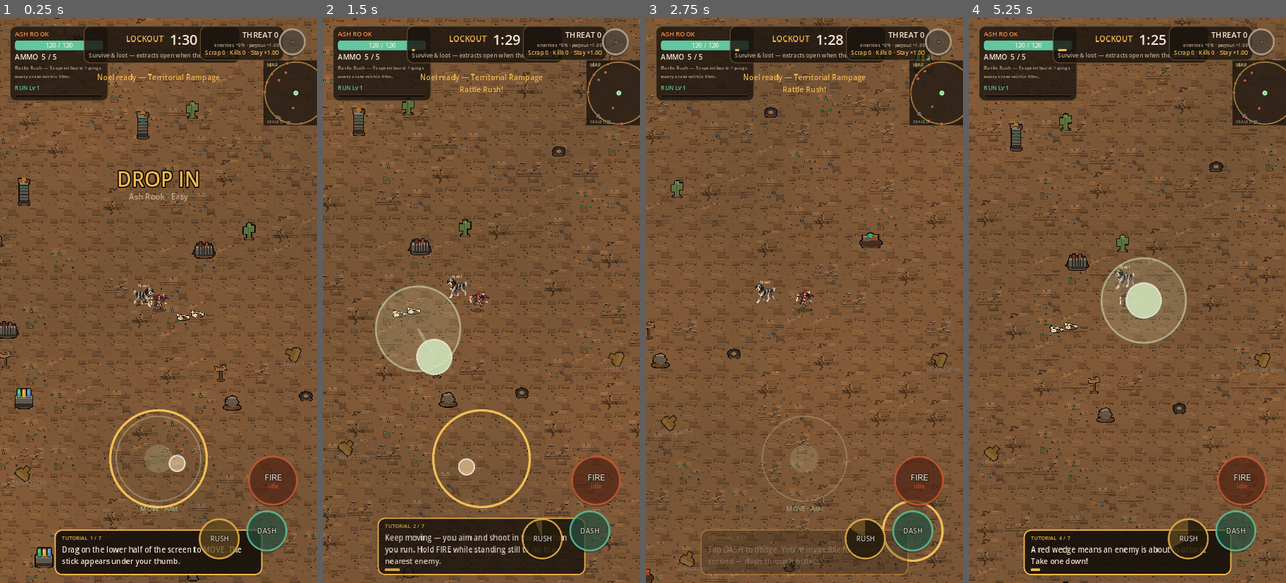
Above: before the commit, frames 1-4 (left to right).
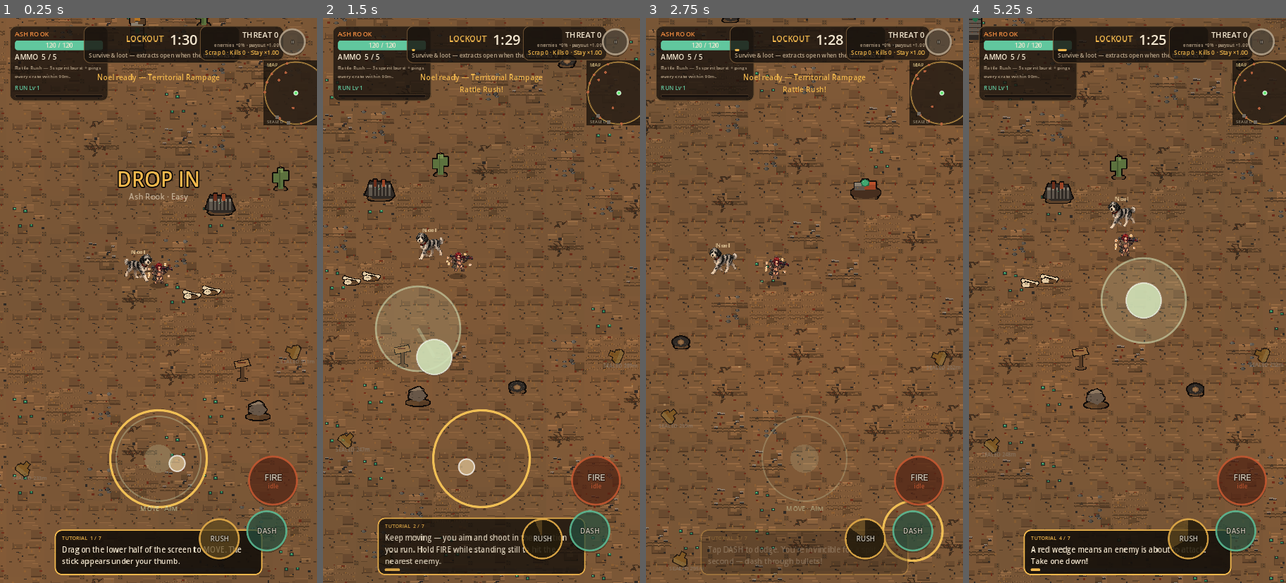
Above: after the commit, the same moments.

Repository: zwoodjr/sprite-lane
Game: Godot game, scene res://scenes/match/match.tscn
The game is run twice, just before and just after one commit, with the same random seed, the same clock (stepped at 60 frames per second) and the same inputs. This scene is started directly instead of the project's main scene.
Inputs (mouse positions are in pixels of both pictures, inside the frame that each line leads up to):
- Up to frame 1 (0.25 s): no input
- Up to frame 2 (1.5 s): move the mouse to (551, 272) at 0.52 s; hold D (move_right) 0.53-1.25 s; tap Q (ability) at 0.6 s; click (551, 272) at 0.67 s; drag from (418, 328) to (465, 413) at 1.27 s
- Up to frame 3 (2.75 s): move the mouse to (836, 176) at 2.02 s; hold D (move_right) from 2.03 s (still down); tap E (interact) at 2.1 s
- Up to frame 4 (5.25 s): release D (move_right) at 2.75 s; drag from (1111, 413) to (1032, 215) at 2.77 s; move the mouse to (1222, 385) at 3.52 s; hold A (move_left) 3.53-4.25 s; tap Space (dash) at 3.6 s; drag from (1032, 215) to (1079, 159) at 4.27 s; move the mouse to (1143, 300) at 5.02 s; hold S (move_down) from 5.03 s (still down); tap Q (ability) at 5.1 s; click (1143, 300) at 5.17 s

The runs differ from the first frame. In frame 1, 17% of the frame differs, in the area x 0-100%, y 0-100%; in frame 2, 17%; in frame 3, 17%; in frame 4, 17%.

Commit message:
Camera: zoom 1.35, hero at 45%, 15% move lead; spawn just outside view
Co-Authored-By: Claude Opus 5.5 <noreply@anthropic.com>
Claude-Session: https://claude.ai/code/session_01STLULqLnwi5WFZbuYaAjZ9

Diff:
--- a/game/scripts/entities/game_camera.gd
+++ b/game/scripts/entities/game_camera.gd
@@ -1,13 +1,13 @@
 extends Camera2D
 
-## Follow camera with look-ahead (toward aim when shooting, toward movement
-## otherwise) plus screen-shake offset fed by Juice.
-##
-## FOV for sheet-detail heroes/mobs on portrait phones (Xogot / iPhone).
-## Slightly pulled out vs 1.12 so 96px wasteland units read without clogging.
-## ~52px player footprint ≈ 1/14 of 720-wide frame at zoom 1.0.
+## Follow camera: zoomed in (1.35), hero sits ~45% down the screen, and the
+## view leads 15% of the screen in the move direction. Plus Juice shake.
 
-const SURVIVOR_ZOOM := 1.0
+const SURVIVOR_ZOOM := 1.35
+## Hero screen height as a fraction from the top (0.5 = centred).
+const HERO_SCREEN_Y := 0.45
+## Look-ahead as a fraction of the visible world size, along the move direction.
+const LEAD_FRAC := 0.15
 
 var shake_offset: Vector2 = Vector2.ZERO
 var _look: Vector2 = Vector2.ZERO
@@ -52,17 +52,20 @@
 	add_child(cm)
 
 
+## Visible world size at the current zoom (world px).
+func view_world_size() -> Vector2:
+	return get_viewport_rect().size / zoom
+
+
 func _process(delta: float) -> void:
+	var view := view_world_size()
 	var want := Vector2.ZERO
 	if _target and is_instance_valid(_target):
-		var aim := TouchInput.aim_vector
-		## Pulled-out survivor FOV — lighter look-ahead so the battlefield stays readable.
-		var look_scale := 48.0 if TouchInput.is_single_stick() else 84.0
-		if aim.length() > 0.01 and not TouchInput.is_single_stick():
-			want = aim * look_scale
-		else:
-			var v: Vector2 = _target.get("velocity") if "velocity" in _target else Vector2.ZERO
-			## Lighter lead so sheet-detail sprites stay centered while running.
-			want = v.limit_length(240.0) * (0.12 if TouchInput.is_single_stick() else 0.20)
-	_look = _look.lerp(want, clampf(delta * 4.2, 0.0, 1.0))
-	offset = _look + shake_offset
+		var v: Vector2 = _target.get("velocity") if "velocity" in _target else Vector2.ZERO
+		var mv := TouchInput.get_move()
+		var dir := mv if mv.length() > 0.1 else (v / 240.0).limit_length(1.0)
+		want = dir.limit_length(1.0) * view * LEAD_FRAC
+	_look = _look.lerp(want, clampf(delta * 3.5, 0.0, 1.0))
+	## Camera centre sits below the hero so the hero reads at 45% from the top.
+	var drop := Vector2(0.0, (0.5 - HERO_SCREEN_Y) * view.y)
+	offset = drop + _look + shake_offset
--- a/game/scripts/match/match_controller.gd
+++ b/game/scripts/match/match_controller.gd
@@ -43,7 +43,6 @@
 	player.health_changed.connect(hud.on_health_changed)
 	if player.has_signal("buffs_changed"):
 		player.buffs_changed.connect(hud.on_buffs_changed)
-	TouchInput.extract_pressed.connect(_on_touch_extract)
 	hud.setup(self)
 	hud.setup_nav(player, _pads, wasteland.get_landmarks())
 	## In-run level-up picker (pauses on level).
@@ -99,13 +98,6 @@
 			pad.extract_requested.connect(_on_extract_requested)
 		_pads.append(pad)
 	GameState.extract_pad_info = rolled
-
-func _on_touch_extract() -> void:
-	if _ended or not _extract_open:
-		return
-	for pad in _pads:
-		if is_instance_valid(pad) and pad.has_method("try_touch_extract") and pad.try_touch_extract():
-			return
 
 func _process(delta: float) -> void:
 	if _ended:
@@ -226,8 +218,7 @@
 	var heading: Vector2 = player.velocity
 	if heading.length() > 40.0 and randf() < 0.6:
 		ang = heading.angle() + randf_range(-1.1, 1.1)
-	var dist := randf_range(620.0, 780.0)
-	var spot := player.global_position + Vector2(cos(ang), sin(ang)) * dist
+	var spot := _spawn_point_outside_view(Vector2(cos(ang), sin(ang)))
 	var tl := ModeDefs.tl_table(GameState.threat_level)
 	var step := float(_mode.get("tl_step_size", 1.0))
 	var hp_m := (1.0 + (float(tl["hp"]) - 1.0) * step) * float(_mode.get("enemy_hp", 1.0))
@@ -235,6 +226,26 @@
 	var enemy: CharacterBody2D = EnemyScene.instantiate()
 	enemy.setup(spot, hp_m, dmg_m, 1.0, _roll_enemy_kind())
 	world.add_child(enemy)
+
+## Just outside the visible screen along dir (from the camera's view centre),
+## kept within SPAWN_MIN..SPAWN_MAX of the hero so mobs walk in quickly.
+const SPAWN_MARGIN := 48.0
+const SPAWN_MIN := 520.0
+const SPAWN_MAX := 760.0
+
+func _spawn_point_outside_view(dir: Vector2) -> Vector2:
+	var cam: Camera2D = player.get_node_or_null("Camera2D") as Camera2D
+	var center := player.global_position
+	var half := Vector2(360, 640)
+	if cam:
+		center += cam.offset
+		half = get_viewport().get_visible_rect().size / cam.zoom * 0.5
+	var tx := INF if absf(dir.x) < 0.001 else half.x / absf(dir.x)
+	var ty := INF if absf(dir.y) < 0.001 else half.y / absf(dir.y)
+	var edge := center + dir * (minf(tx, ty) + SPAWN_MARGIN)
+	var from_hero := edge - player.global_position
+	var d := clampf(from_hero.length(), SPAWN_MIN, SPAWN_MAX)
+	return player.global_position + from_hero.normalized() * d
 
 ## Drop stragglers far behind the player so T2/T3 pressure doesn't accumulate.
 func _cull_far_enemies() -> void:
